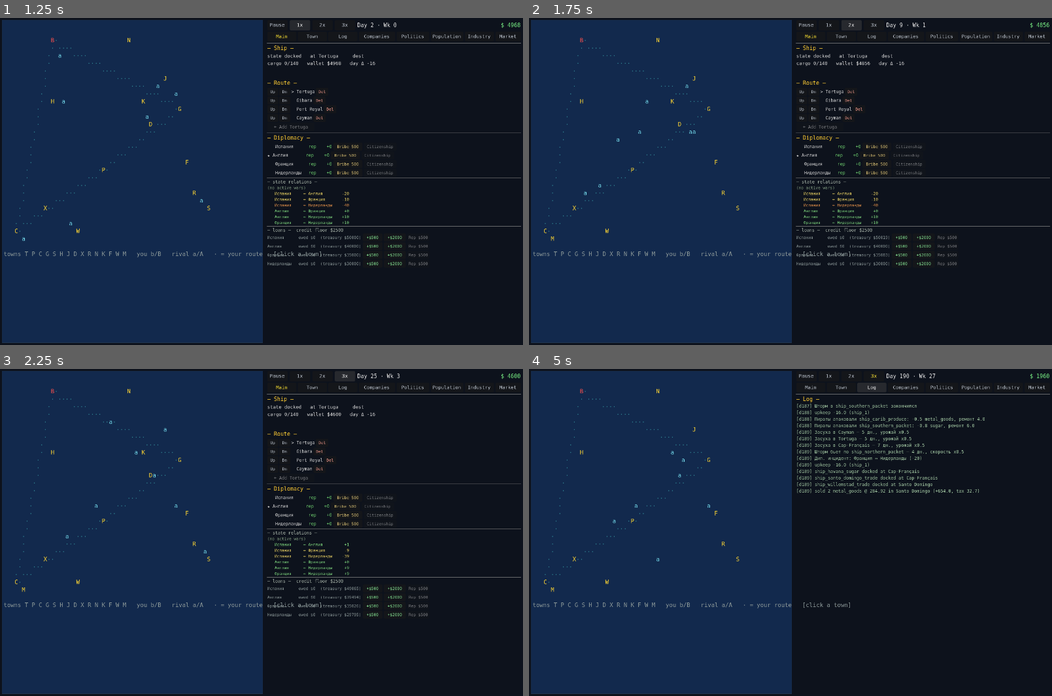
Above: before the commit, frames 1-4 (two rows, left to right).
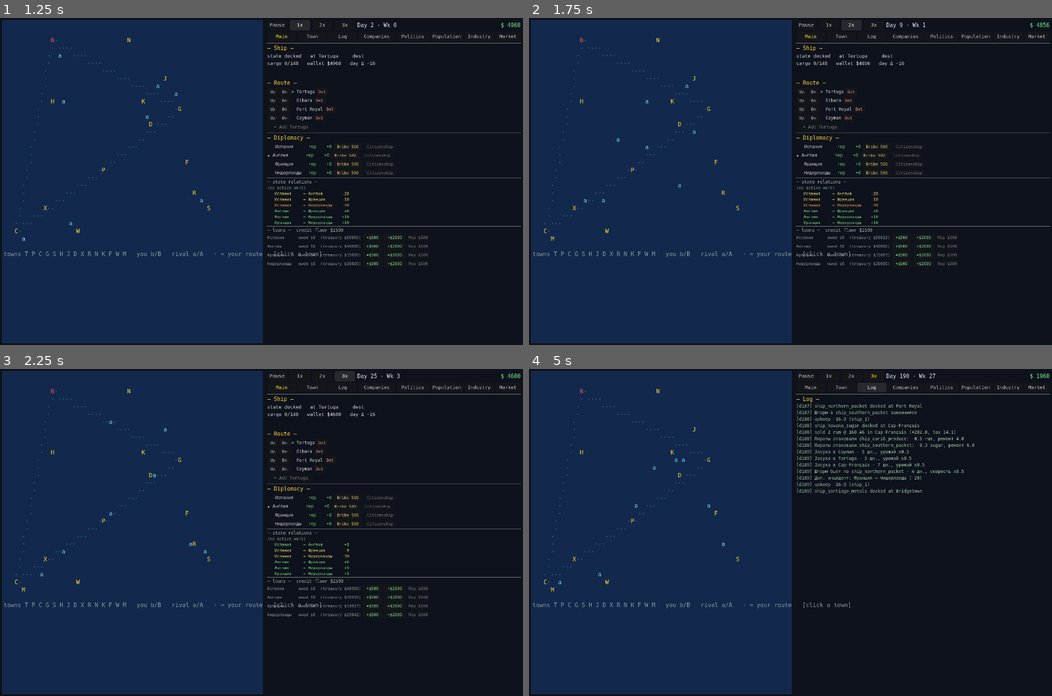
Above: after the commit, the same moments.

Repository: Xilleet/caribbean_trade
Game: Godot game, scene res://main.tscn
Same seed, same stepped clock (60 frames per second), same inputs: the game is played once before the commit and once after it.
Inputs:
- Up to frame 1 (1.25 s): click "1x" at 0.5 s
- Up to frame 2 (1.75 s): click "2x" at 1.25 s
- Up to frame 3 (2.25 s): click "3x" at 2 s
- Up to frame 4 (5 s): click "Main" at 2.75 s; click "Town" at 3.5 s; click "Log" at 4.25 s

Frame 1 is identical in both runs. In frame 2, less than 0.1% of the frame differs, in the area x 10-32%, y 34-57%; in frame 3, less than 0.1%; in frame 4, 1.8%, in the area x 5-88%, y 10-66%.

Commit message:
(fix): Break-even consistency in production_system.gd & AI net profit in ai_brain.gd

Diff:
--- a/simulation/systems/ai_brain.gd
+++ b/simulation/systems/ai_brain.gd
@@ -50,7 +50,7 @@
 
 	# 2. Empty → best buy-low/sell-high leg from memory. Buy here if this is the
 	# buy port (then sail to the sell port); otherwise sail to the buy port.
-	var arb: Dictionary = _best_arbitrage(mem, day, ship.flag_state)
+	var arb: Dictionary = _best_arbitrage(mem, day, ship)
 	if not arb.is_empty() and float(arb["profit"]) > MIN_MARGIN:
 		if String(arb["buy_port"]) == town.id:
 			var est_buy: float = max(float(arb["est_buy"]), 1.0)
@@ -71,7 +71,13 @@
 ## Destination for an empty ship: the buy port of the best arbitrage leg, or a
 ## scout port if none. (Used after a sell to send the now-empty ship for cargo.)
 func _empty_dest(mem: PriceMemory, day: int, flag: String, from: Town) -> String:
-	var arb: Dictionary = _best_arbitrage(mem, day, flag)
+	# _empty_dest is called after a sell with no ship in hand to score legs by;
+	# it picks the buy port of the best NET-profitable leg. We don't have the
+	# ship here (signature is historical), so we estimate with a per-unit gross
+	# gate — a conservative proxy: any leg that clears gross is worth sailing
+	# to for a fresh look at real prices. The full net-profit gate (upkeep,
+	# duties) runs in _best_arbitrage once the ship is at the buy port.
+	var arb: Dictionary = _best_arbitrage_gross(mem, day, flag)
 	if not arb.is_empty() and float(arb["profit"]) > MIN_MARGIN:
 		return String(arb["buy_port"])
 	return explore_dest(mem, from, day)
@@ -114,12 +120,82 @@
 		return {}
 	return {"port": best_port, "price": best_price}
 
-## Best buy-low/sell-high leg over all port pairs + goods, from memory.
-## Returns {"buy_port","good","sell_port","est_buy","est_sell","profit"} or {}.
-func _best_arbitrage(mem: PriceMemory, day: int, flag: String) -> Dictionary:
+## Best buy-low/sell-high leg over all port pairs + goods, from memory, scored
+## by NET profit per full cargo (audit #4: the old gate scored gross price
+## difference per unit, so an AI would take a leg with +$2/unit spread that
+## cost $320 in upkeep for the crossing and $X in customs — a losing voyage).
+##
+## Net profit of a full-cargo leg:
+##   qty          = ship.cargo_capacity   (best case: full hold; AI buys as
+##                                     much as it can afford, capped at hold)
+##   gross        = (est_sell - est_buy) * qty
+##   upkeep_cost  = trip_days(buy→sell) * ship.upkeep_daily
+##   buy_duty     = est_buy * qty * tax_rate(buy_port)  * mult(buy, flag)
+##   sell_duty    = est_sell * qty * tax_rate(sell_port) * mult(sell, flag)
+##   net          = gross - upkeep_cost - buy_duty - sell_duty
+## `net` is the leg's expected profit; the caller compares it to MIN_MARGIN.
+## trip_days uses Euclidean distance / ship.speed (the same formula ShipsTick
+## uses to advance the ship). Duties use each port's State.tax_rate, doubled
+## when a foreign trader (flag != port's state) trades in a wartime port —
+## mirroring TradeSystem._collect_customs. The AI does NOT predict pirate
+## risk (a separate, probabilistic cost) — that remains a voyage hazard, not
+## a planning input, matching the original design.
+##
+## Returns {"buy_port","good","sell_port","est_buy","est_sell","profit"(=net)}.
+func _best_arbitrage(mem: PriceMemory, day: int, ship: Ship) -> Dictionary:
 	var ports: Array = mem.known_towns(day)
 	var best: Dictionary = {}
 	var best_profit: float = MIN_MARGIN   # must strictly beat MIN_MARGIN to win
+	var good_ids: Array = WorldState.goods.keys()
+	good_ids.sort()
+	var cap: float = ship.cargo_capacity
+	for b in ports:
+		var tb: Town = WorldState.get_town(String(b))
+		if not _dockable(ship.flag_state, tb):
+			continue
+		for s in ports:
+			if b == s:
+				continue
+			var ts: Town = WorldState.get_town(String(s))
+			if not _dockable(ship.flag_state, ts):
+				continue
+			# Trip cost (upkeep) is per PAIR, not per good — precompute once.
+			var trip_days: float = _est_trip_days(tb, ts, ship)
+			var upkeep_cost: float = trip_days * ship.upkeep_daily
+			var buy_tax: float = _duty_rate(tb, ship.flag_state)
+			var sell_tax: float = _duty_rate(ts, ship.flag_state)
+			for gid in good_ids:
+				var eb: Dictionary = mem.estimate(String(b), String(gid), day)
+				if eb.is_empty():
+					continue
+				var es: Dictionary = mem.estimate(String(s), String(gid), day)
+				if es.is_empty():
+					continue
+				var est_buy: float = float(eb["price"])
+				var est_sell: float = float(es["price"])
+				var gross: float = (est_sell - est_buy) * cap
+				var buy_duty: float = est_buy * cap * buy_tax
+				var sell_duty: float = est_sell * cap * sell_tax
+				var net: float = gross - upkeep_cost - buy_duty - sell_duty
+				if net > best_profit:
+					best_profit = net
+					best = {"buy_port": String(b), "good": String(gid), "sell_port": String(s),
+							"est_buy": est_buy, "est_sell": est_sell, "profit": net}
+				elif net == best_profit and not best.is_empty():
+					# deterministic tie-break: (buy_port, sell_port, good) ascending
+					if [String(b), String(s), String(gid)] < [best["buy_port"], best["sell_port"], best["good"]]:
+						best = {"buy_port": String(b), "good": String(gid), "sell_port": String(s),
+								"est_buy": est_buy, "est_sell": est_sell, "profit": net}
+	return best
+
+## Gross-price arbitrage (per-unit spread), used only by _empty_dest which has
+## no ship in hand to score a full-cargo net. A conservative proxy: any leg
+## that clears gross > MIN_MARGIN is worth sailing to for a fresh price look;
+## the net-profit gate runs in _best_arbitrage once the ship reaches the port.
+func _best_arbitrage_gross(mem: PriceMemory, day: int, flag: String) -> Dictionary:
+	var ports: Array = mem.known_towns(day)
+	var best: Dictionary = {}
+	var best_profit: float = MIN_MARGIN
 	var good_ids: Array = WorldState.goods.keys()
 	good_ids.sort()
 	for b in ports:
@@ -145,11 +221,37 @@
 					best = {"buy_port": String(b), "good": String(gid), "sell_port": String(s),
 							"est_buy": float(eb["price"]), "est_sell": float(es["price"]), "profit": profit}
 				elif profit == best_profit and not best.is_empty():
-					# deterministic tie-break: (buy_port, sell_port, good) ascending
 					if [String(b), String(s), String(gid)] < [best["buy_port"], best["sell_port"], best["good"]]:
 						best = {"buy_port": String(b), "good": String(gid), "sell_port": String(s),
 								"est_buy": float(eb["price"]), "est_sell": float(es["price"]), "profit": profit}
 	return best
+
+# Estimated trip days between two towns for a ship. ShipsTick advances the
+# ship by speed each day (minus a storm multiplier, which we ignore here as a
+# probabilistic hazard), so days = ceil(distance / speed). At 1+ day this is
+# the number of upkeep charges the voyage will cost.
+func _est_trip_days(from: Town, to: Town, ship: Ship) -> float:
+	var d: float = from.coords.distance_to(to.coords)
+	return ceili(d / ship.speed) if ship.speed > 0.0 else 999.0
+
+# Customs duty rate a ship flying [param flag] pays trading in [param town].
+# Equals town's state tax_rate, doubled when a foreign trader (flag != port's
+# state) trades in a wartime port — mirroring TradeSystem._collect_customs.
+# Free ports (no state) and own-state ports pay base tax_rate; enemy wartime
+# ports are unreachable (_dockable already filters them), so we never hit the
+# 2× foreign-wartime branch in practice for enemy ports, but the 2× still
+# applies for a foreign trader in a THIRD-party port at war with the flag's
+# state (rare; handled for correctness).
+func _duty_rate(town: Town, flag: String) -> float:
+	if town == null:
+		return 0.0
+	var st: State = WorldState.get_state(town.state_id)
+	if st == null:
+		return 0.0
+	var rate: float = st.tax_rate
+	if flag != "" and flag != town.state_id and WorldState.at_war(flag, town.state_id):
+		rate *= 2.0
+	return rate
 
 ## Nearest town to [param from] whose memory is stale/missing (scout target).
 ## If all ports are fresh, the nearest OTHER town (a cruise re-exposes to
--- a/simulation/systems/production_system.gd
+++ b/simulation/systems/production_system.gd
@@ -154,9 +154,40 @@
 		if m.has_good(good_id):
 			input_cost += qty * m.get_entry(good_id).current_price
 	var cap: float = float(recipe.get("daily_capacity", 1.0))
-	var wages_per_batch: float = float(recipe.get("daily_wages", 0.0)) / cap
+	# Break-even consistency (audit #2): the PLANNING cost must match the
+	# ACTUAL cost computed in FinanceSystem.charge_wages + charge_rent, so an
+	# industry the break-even gate admits as "profitable" does not turn a
+	# loss once wages+rent are charged. Two fixes vs the old formula:
+	#   1. wage_rate — the gate used recipe.daily_wages as-is, but charge_wages
+	#      multiplies by Town.wage_rate[profession] (B2). A labour-shortage
+	#      town (wage_rate 1.5+) would pass the gate then pay 50% more wages
+	#      than planned → systematic loss. Now the gate sees the real wage.
+	#   2. land rent — charge_rent takes 6% of revenue from crop industries
+	#      (FinanceSystem.RENT_RATE). The gate ignored it, so a plantation
+	#      whose revenue barely covered wages+maint would pass the gate then
+	#      lose the rent slice. Now the gate estimates rent as a fraction of
+	#      _revenue_per_batch (the planning-time revenue proxy), matching the
+	#      share charge_rent takes from last_revenue.
+	var prof: String = String(recipe.get("profession_required", "laborer"))
+	var wage_rate: float = float(_town_wage_rate(ind, prof))
+	var wages_per_batch: float = float(recipe.get("daily_wages", 0.0)) * wage_rate / cap
 	var maint_per_batch: float = float(recipe.get("daily_maintenance", 0.0)) / cap
-	return input_cost + wages_per_batch + maint_per_batch
+	var rent_per_batch: float = 0.0
+	if _produces_crop(recipe):
+		var rev_per_batch: float = _revenue_per_batch(ind, recipe, m)
+		rent_per_batch = rev_per_batch * FinanceSystem.RENT_RATE
+	return input_cost + wages_per_batch + maint_per_batch + rent_per_batch
+
+# Town.wage_rate lookup helper. wage_rate is set on Town (PopulationSystem
+# adjusts it weekly); accessed via the industry's town_id so the gate uses
+# the SAME rate charge_wages will use on the same day. Returns 1.0 if the
+# town or the profession entry is missing (a fresh town before B2 adjusts
+# has wage_rate == {} → default 1.0, matching charge_wages' .get(prof, 1.0)).
+func _town_wage_rate(ind: Industry, prof: String) -> float:
+	var t: Town = WorldState.get_town(ind.town_id)
+	if t == null:
+		return 1.0
+	return float(t.wage_rate.get(prof, 1.0))
 
 func _revenue_per_batch(ind: Industry, recipe: Dictionary, m: Market) -> float:
 	var outputs: Dictionary = recipe.get("outputs", {})
